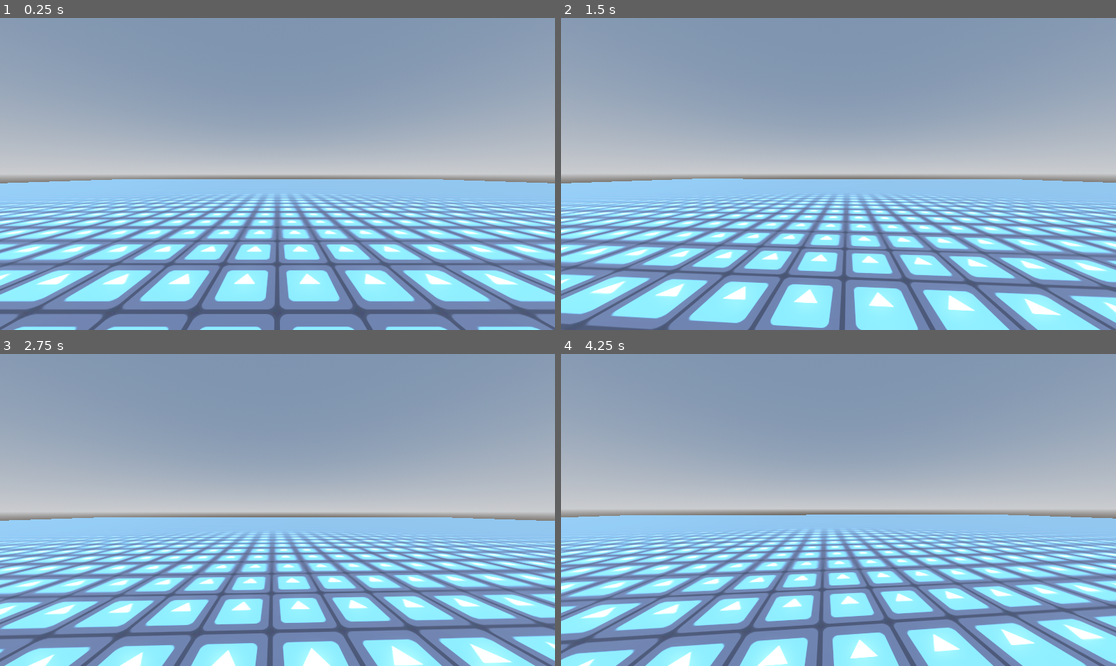
Above: before the commit, frames 1-4 (two rows, left to right).
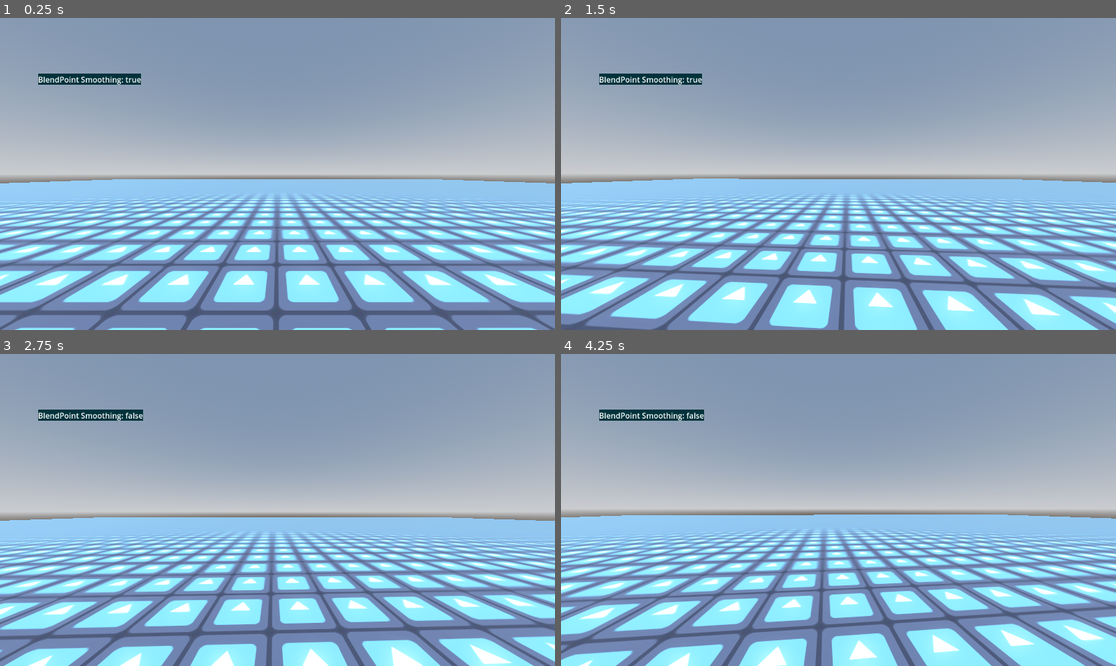
Above: after the commit, the same moments.

Repository: ZeEndy/BlendSpace-BlendPoint-Smoothing-Demo
Game: Godot game, scene res://Level.tscn
The game is run twice, just before and just after one commit, with the same random seed, the same clock (stepped at 60 frames per second) and the same inputs. The engine's default icon, where the game draws it, is replaced by a stand-in: a white triangle on a blue panel in a dark square.
Inputs (mouse positions are in pixels of both pictures, inside the frame that each line leads up to):
- Up to frame 1 (0.25 s): no input
- Up to frame 2 (1.5 s): tap Enter (ui_accept) at 0.5, 0.77 s; move the mouse to (866, 174) at 0.52 s; hold Shift (WALK) 0.53-1.28 s; hold W (UP) from 0.53 s (still down); move the mouse to (810, 174) at 1.27 s; tap F (SLOWMO) at 1.35 s
- Up to frame 3 (2.75 s): keep holding W (UP); tap Enter (ui_accept) at 1.52 s; tap Shift (WALK) at 1.55 s; move the mouse to (288, 503) at 2.02 s; hold Shift (WALK) from 2.03 s (still down); tap Tab (SWITCHMODE) at 2.1 s
- Up to frame 4 (4.25 s): keep holding W (UP); move the mouse to (832, 516) at 2.77 s; release Shift (WALK) at 2.78 s; tap Shift (WALK) at 2.85 s; tap Enter (ui_accept) at 3.02, 3.77 s; move the mouse to (877, 513) at 3.52 s; hold Shift (WALK) from 3.53 s (still down)

The runs differ from the first frame. In frame 1, 5.8% of the frame differs, in the area x 0-100%, y 17-100%; in frame 2, 2.4%; in frame 3, 3.3%; in frame 4, 4.9%.
Error before the commit: Invalid assignment of property or key 'smooth' with value of type 'bool' on a base object of type 'AnimationNodeBlendSpace2D'. (res://AnimTree.gd:20)
Error after the commit: Invalid assignment of property or key 'smooth' with value of type 'bool' on a base object of type 'AnimationNodeBlendSpace2D'. (res://AnimTree.gd:22)

Commit message:
minor changes

Diff:
--- a/AnimTree.gd
+++ b/AnimTree.gd
@@ -4,9 +4,10 @@
 @export var RootSpeed=0.0
 var SmoothingMode=true
 @onready var BlendSpace : AnimationNodeBlendSpace2D = tree_root.get_node("GroundedMovement")
+@onready var SmoothingText : Label = get_node("Control/Label")
 
-func _ready() -> void:
-	print(get_property_list())
+#func _ready() -> void:
+	#print(get_property_list())
 
 func _process(delta: float) -> void:
 	var XZSpeed=Vector2(Player.velocity.x,-Player.velocity.z).rotated(-Player.Body.global_rotation.y)
@@ -16,12 +17,12 @@
 
 	if Input.is_action_just_pressed("SWITCHMODE"):
 		SmoothingMode=!SmoothingMode
+	SmoothingText.text = "BlendPoint Smoothing: "+str(SmoothingMode)
 	if SmoothingMode:
 		BlendSpace.smooth=true
-		self["parameters/GroundedMovement/blend_position"]=XZSpeed/Player.WALK_SPEED
 	else:
 		BlendSpace.smooth=false
-		self["parameters/GroundedMovement/blend_position"]=ExpDecay(self["parameters/GroundedMovement/blend_position"],XZSpeed/Player.WALK_SPEED,5,delta)
+	self["parameters/GroundedMovement/blend_position"]=ExpDecay(self["parameters/GroundedMovement/blend_position"],XZSpeed/Player.WALK_SPEED,15,delta)
 
 	if RootSpeed>0.0 && self["parameters/SpeedScale/scale"] > 0: # check if really needs to be applied
 		TargetSpeedScale = max(XZSpeed.length(),0.01)/max(RootSpeed,0.01)#get the difference
--- a/Character.tscn
+++ b/Character.tscn
@@ -80,17 +80,20 @@
 snap = Vector2(1, 1)
 sync = true
 smooth = true
-smooth_speed = 3.5
+smooth_speed = 2.5
 
 [sub_resource type="AnimationNodeTimeScale" id="AnimationNodeTimeScale_ilduj"]
 
 [sub_resource type="AnimationNodeBlendTree" id="AnimationNodeBlendTree_c4vo5"]
-graph_offset = Vector2(-749, 120)
+graph_offset = Vector2(-944, 287)
 nodes/GroundedMovement/node = SubResource("AnimationNodeBlendSpace2D_qs82m")
 nodes/GroundedMovement/position = Vector2(-400, 140)
 nodes/SpeedScale/node = SubResource("AnimationNodeTimeScale_ilduj")
 nodes/SpeedScale/position = Vector2(-160, 180)
 node_connections = [&"output", 0, &"SpeedScale", &"SpeedScale", 0, &"GroundedMovement"]
+
+[sub_resource type="StyleBoxFlat" id="StyleBoxFlat_atbvg"]
+bg_color = Color(0, 0.1955, 0.23, 1)
 
 [node name="Node3D" type="CharacterBody3D"]
 script = ExtResource("1_atbvg")
@@ -105,7 +108,7 @@
 root_motion_local = false
 tree_root = SubResource("AnimationNodeBlendTree_c4vo5")
 anim_player = NodePath("../test mixamo anims/AnimationPlayer")
-parameters/GroundedMovement/blend_position = Vector2(1.87571, -0.0708447)
+parameters/GroundedMovement/blend_position = Vector2(1.97062, 0.0243902)
 parameters/SpeedScale/scale = 1.0
 script = ExtResource("2_atbvg")
 RootSpeed = 1.57578
@@ -113,6 +116,25 @@
 [node name="RootMotionView" type="RootMotionView" parent="AnimationTree"]
 animation_path = NodePath("..")
 radius = 2.35
+
+[node name="Control" type="Control" parent="AnimationTree"]
+layout_mode = 3
+anchors_preset = 15
+anchor_right = 1.0
+anchor_bottom = 1.0
+grow_horizontal = 2
+grow_vertical = 2
+mouse_filter = 2
+
+[node name="Label" type="Label" parent="AnimationTree/Control"]
+layout_mode = 0
+anchor_left = 0.0685764
+anchor_top = 0.179012
+anchor_right = 0.103299
+anchor_bottom = 0.214506
+theme_override_styles/normal = SubResource("StyleBoxFlat_atbvg")
+text = "ON"
+metadata/_edit_use_anchors_ = true
 
 [node name="test mixamo anims" parent="." instance=ExtResource("1_myinc")]
 
@@ -133,7 +155,7 @@
 accessibility_described_by_nodes = Array[NodePath]([])
 accessibility_labeled_by_nodes = Array[NodePath]([])
 accessibility_flow_to_nodes = Array[NodePath]([])
-transform = Transform3D(0.999882, 0.00383493, 0.0149112, -0.00410428, 0.999828, 0.0180738, -0.0148393, -0.0181328, 0.999725, 0.0113688, 1.5003, -0.00516871)
+transform = Transform3D(0.999912, 0.0081785, 0.0104885, -0.00834411, 0.99984, 0.0158443, -0.0103572, -0.0159304, 0.99982, -0.00579569, 1.52942, 0.0379982)
 rotation_edit_mode = 0
 rotation_order = 2
 top_level = false
@@ -145,7 +167,7 @@
 Head = Vector3(1.571, 0, 0)
 
 [node name="CameraCurrent" type="Camera3D" parent="test mixamo anims/Armature/GeneralSkeleton/HeadRotater"]
-transform = Transform3D(0.999881, -0.00410124, -0.0148402, 0.00383495, 0.999832, -0.0179293, 0.0149113, 0.0178702, 0.999729, 0.013, 0.152, -0.119)
+transform = Transform3D(0.999912, -0.008342, -0.010359, 0.0081785, 0.999843, -0.0157268, 0.0104886, 0.0156407, 0.999823, 0.013, 0.152, -0.119)
 current = true
 fov = 90.0
 
@@ -153,6 +175,6 @@
 transform = Transform3D(1, 0, 0, 0, 1, 0, 0, 0, 1, -9.96604e-05, 0.128531, -0.129479)
 
 [node name="LookPoint" type="Marker3D" parent="test mixamo anims/Armature/GeneralSkeleton/HeadRotater"]
-transform = Transform3D(1.01731, -2.35479e-07, -8.88389e-06, 9.03732e-07, 1.02002, -4.37945e-05, 5.13112e-05, 0.000147641, 1.00242, 0.178083, 0.215151, -11.9967)
+transform = Transform3D(1.01923, -7.71892e-07, -8.21427e-07, 7.79793e-07, 1.02287, -4.61098e-05, 5.96512e-05, 0.000152839, 1.00394, 0.124308, 0.188721, -11.9979)
 
 [editable path="test mixamo anims"]
Not shown: 1 places in Character.tscn that only renumber resources
